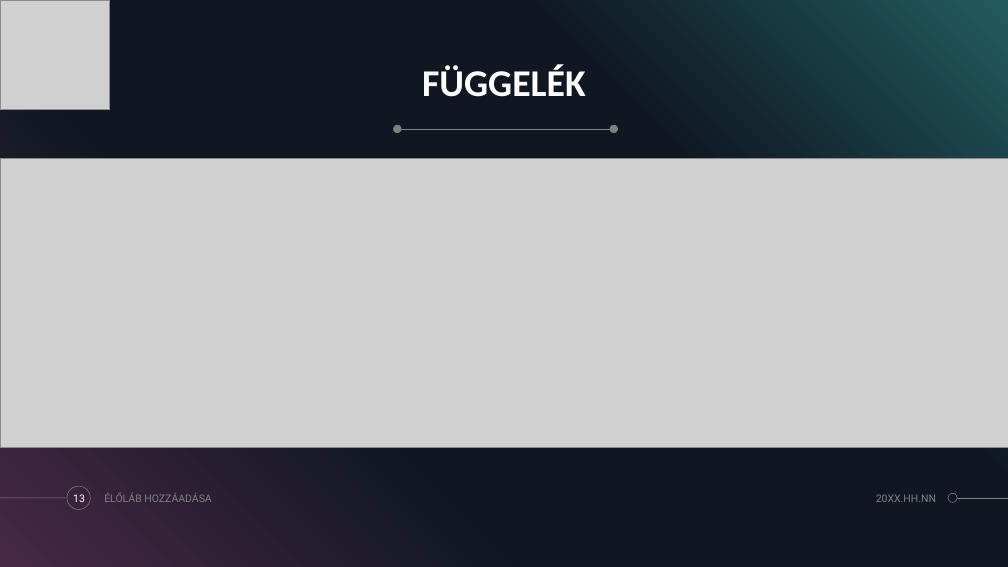
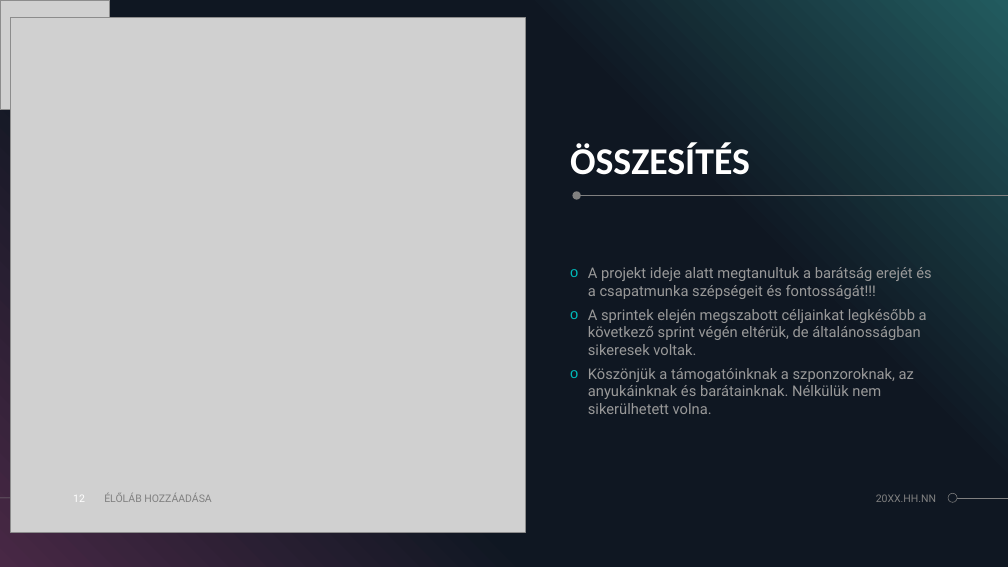
Before and after one commit to zamboilles21/terfelszinszamitas, a slide deck: slide 12 of documentation/PPT/TerFelSzoft.pptx (slide 13 before the commit). Drawn at 1008x567 pixels with LibreOffice and Linux fonts; fonts in the diff are those of the drawing; grey boxes stand for pictures. Boxes give left, top, right and bottom in pixels: in the first picture for what was removed or moved away, otherwise in the second. Text is boxed around its words. In the diff, an @@ line names an element or a change of style, - is before the commit and + after.

```diff
--- a/documentation/PPT/TerFelSzoft.pptx
+++ b/documentation/PPT/TerFelSzoft.pptx
@@ picture added at <box>10,17,525,532</box> @@
@@ title removed at <box>422,64,586,97</box> @@
-FÜGGELÉK
@@ ellipse removed at <box>393,125,402,133</box> @@
@@ line removed from (614, 129) to (400, 129) @@
@@ title added at <box>570,143,750,175</box>, 36 pt, text #FFFFFF, bold @@
+ÖSSZESÍTÉS
@@ picture removed at <box>1,158,1008,447</box> @@
@@ ellipse: place and size @@
-ellipse at <box>609,125,618,133</box>
+ellipse at <box>572,191,581,200</box>
@@ line added from (1008, 196) to (579, 196), #808080 0.5 pt @@
@@ text added at <box>588,267,931,414</box>, 14 pt, text #999999 @@
+o A projekt ideje alatt megtanultuk a barátság erejét és a csapatmunka szépségeit és fontosságát!!!
+o A sprintek elején megszabott céljainkat legkésőbb a következő sprint végén eltérük, de általánosságban sikeresek voltak.
+o Köszönjük a támogatóinknak a szponzoroknak, az anyukáinknak és barátainknak. Nélkülük nem sikerülhetett volna.
@@ ellipse removed at <box>67,486,91,510</box> @@
@@ page number at <box>73,501,85,502</box>: text changed @@
-13
+12
```
Also in this commit, not shown: 6 other slides changed, 3 slides removed.
